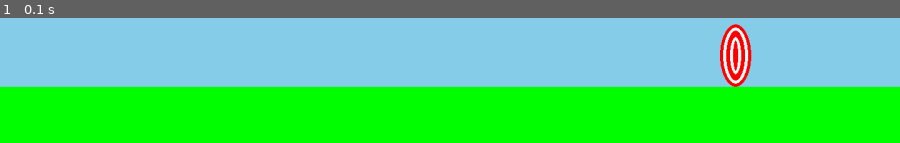
Above: before the commit, frame 1.
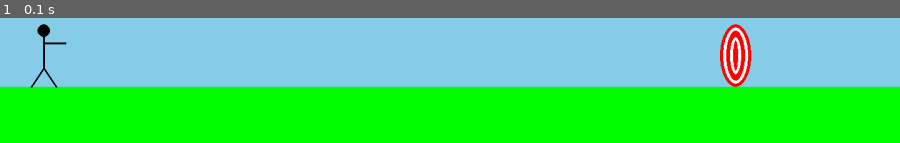
Above: after the commit, the same moment.

Repository: dghohens/PlayingWithPygame
Game: pygame game, started from Archery.py
Two runs of this game, one before a commit and one after it. Both use one fixed random seed, a clock stepped at 60 frames per second and the inputs below.
Inputs:
- Up to frame 1 (0.1 s): no input

The runs differ from the first frame. In frame 1, 0.3% of the frame differs, in the area x 3-8%, y 4-56%.

Commit message:
Day 51 of 100 days of code, worked on making an archer game.

Diff:
--- a/Archery.py
+++ b/Archery.py
@@ -35,4 +35,12 @@
     pygame.draw.ellipse(screen, red, ((screen_xsize * 0.8), (screen_ysize - (screen_ysize * 0.1)) - 100, 50, 100))
     pygame.draw.ellipse(screen, white, ((screen_xsize * 0.8) + 5, (screen_ysize - (screen_ysize * 0.1)) - 95, 40, 90), 5)
     pygame.draw.ellipse(screen, white, ((screen_xsize * 0.8) + 16, (screen_ysize - (screen_ysize * 0.1)) - 80, 18, 60), 5)
+    # Draw legs, torso, head and left arm of archer
+    pygame.draw.lines(screen, black, False,
+                      [(50, screen_ysize - 90), (70, screen_ysize - 120), (90, screen_ysize - 90), (70, screen_ysize - 120),
+                      (70, screen_ysize - 120), (70, screen_ysize - 180),
+                       (70, screen_ysize - 160), (105, screen_ysize - 160)]
+                      , 3)
+    pygame.draw.circle(screen, black, (70, screen_ysize - 180), 10)
+    #pygame.draw.arc(screen, black, )
     pygame.display.flip()
